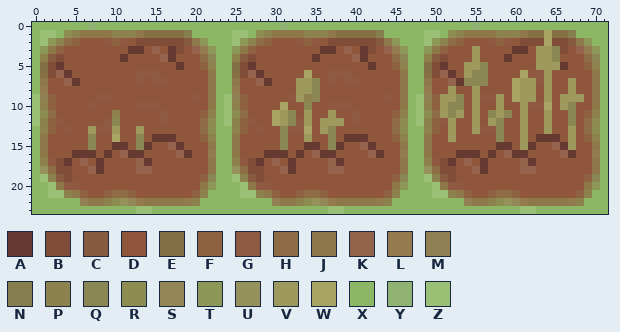
File history of a sprite sheet, Assets/Sprites/wheatCrop.png. Above, as it was before the edit.
The file is 72x24 pixels. Colours within 5 levels of each other are drawn and written as one.
Palette (. is transparent): A #663931  B #814d39  C #855a3e  D #8f563b  E #857046  F #8e6240  G #8f5a41  H #8e6c45  J #8e7749  K #94634b  L #937a4f  M #908054  N #867e4f  P #8d824e  Q #8a8755  R #8d8d52  S #948656  T #8d9757  U #96925c  V #9e9a5e  W #a8a564  X #8cb764  Y #91b371  Z #9ac076
Now the later version:
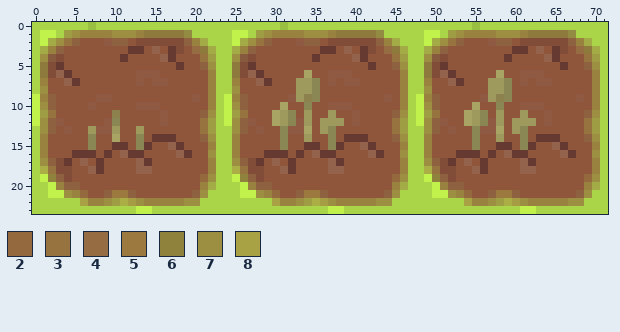
Colours new in this view: 2 #93693d  3 #96733f  4 #966c43  5 #9b793f  6 #8f823d  7 #9c8f42  8 #a8a244
Commit: Updated store and added new crops
Changes in this commit:
@@ palette @@
-E #857046
+E #8f7a3d
-J #8e7749
+J #998140
-N #867e4f
+N #948b43
-R #8d8d52
+R #9f9d43
-S #948656
+S #a69c43
-T #8d9757
+T #a2ab45
-U #96925c
+U #abad45
-X #8cb764
+X #abd549
-Y #91b371
+Y #99bf40
-Z #9ac076
+Z #c1f24c
@@ x 0..71 @@
  0 XXXXXXXYXXXXXXXXXXXXXXXXXXXXXXXYXXXXXXXXXXXXXXXXXXXXXXXYXXXXXXXXXXXXXXXX
- 1 XZZXRPJJJJPPPJEEEEENXXXXXZZXRPJJJJPPPJEEEEENXXXXXZZXRPJJJJPPPJEEWEENXXXX
- 2 XZTPHFDDDGFGDBBBBBBCJTXXXZTPHFDDDGFGDBBBBBBCJTXXXZTPHFDDDGFGDBBBWBBCJTXX
- 3 XTJFDDDDDDDDAADKDABDKLTXXTJFDDDDDDDDAADKDABDKLTXXTJFDDDVDDDDAADVVQBDKLTX
- 4 XPCBDDDDDDDADDDDKADDDHQXXPCBDDDDDDDADDDDKADDDHQXXPCBDDDVDDDADDDVVQDDDHQX
- 5 XEBADDDDDDDDDDDDDDADDFPXXEBADDDDDDDDDDDDDDADDFPXXEBADDVVQDDDDDDVVVADDFPX
- 6 XEBKADDDDDDDDGGGDDDDDDJXXEBKADDDDDWDDGGGDDDDDDJXXEBKADVQQDDDDWGGVDDDDDJX
- 7 XJDDKADDDDDDDGDGGDDDDDJXXJDDKADDDVVQDGDGGDDDDDJXXJDDKAQQQDDDWVVGVDDVDDJX
- 8 XLDDDDDDDDDDDDDDDDDDDDJXXLDDDDDDDVVQDDDDDDDDDDJXXLDDVDDVDDDDWVVDVDDVDDJX
- 9 ZMFDDDDDGGDDDDDDDDDDGDJXZMFDDDDDGVPQDDDDDDDDGDJXZMFVVQDVGGVDWVVDVDVVVDJX
-10 ZPFDDDDGDDDDDGGGDDDDDDJXZPFDDDDWDDQDDGGGDDDDDDJXZPFVQQDVDDVDDVGGWDVQDDJX
-11 ZRHDDDDDDDPDDDDDGDDDDFPXZRHDDDWVQDVDDVDDGDDDDFPXZRHVQVDVDQVQDVDDVDDQDFPX
-12 ZPFGDDDDDGQDDDDDGDDDDHRXZPFGDDWVQGVDVVVDGDDDDHRXZPFGVDDVDVQDDVDDVDDQDHRX
-13 XPFDGDDVGGVDDVDDDDDDDHRXXPFDGDDQGGWDVQDDDDDDDHRXXPFDVDDVGGQDDVDDVDDVDHRX
-14 XJDDDDDQDDWDDQDAAADDDFPXXJDDDDDQDDVDDQDAAADDDFPXXJDDVDDDDDQDDVDAAADVDFPX
-15 XJDDDDDQDDAADQADDKADDDJXXJDDDDDQDDAADQADDKADDDJXXJDDDDDDDDAADVADDKAVDDJX
-16 XJDDDAAADADKAADDDDKADDLXXJDDDAAADADKAADDDDKADDLXXJDDDAAADADKAADDDDKADDLX
-17 XPGBADKDADDDDKADDDDDDDJXXPGBADKDADDDDKADDDDDDDJXXPGBADKDADDDDKADDDDDDDJX
-18 XUHBBDDKADDDDKKDDDDDDDJXXUHBBDDKADDDDKKDDDDDDDJXXUHBBDDKADDDDKKDDDDDDDJX
-19 XZPCBDDDDDDDDDDDDDDDDFQXXZPCBDDDDDDDDDDDDDDDDFQXXZPCBDDDDDDDDDDDDDDDDFQX
-20 XXZJGGDDDDDDDDDDDDDDDJTXXXZJGGDDDDDDDDDDDDDDDJTXXXZJGGDDDDDDDDDDDDDDDJTX
-21 XXZZPJFDDFHHFDDDDDDDFPXXXXZZPJFDDFHHFDDDDDDDFPXXXXZZPJFDDFHHFDDDDDDDFPXX
-22 XXXXXXMJJPRUSLJJJJJLPXXXXXXXXXMJJPRUSLJJJJJLPXXXXXXXXXMJJPRUSLJJJJJLPXXX
+ 1 XZZXR7JJJJ777JEEEEENXXXXXZZXR7JJJJ777JEEEEENXXXXXZZXR7JJJJ777JEEEEENXXXX
+ 2 XZT73FDDDGFFDBBBBBBFJTXXXZT73FDDDGFFDBBBBBBFJTXXXZT73FDDDGFFDBBBBBBFJTXX
+ 3 XTJFDDDDDDDDAADKDABD4ETXXTJFDDDDDDDDAADKDABD4ETXXTJFDDDDDDDDAADKDABD4ETX
+ 4 X7CBDDDDDDDADDDDKADDD3RXX7CBDDDDDDDADDDDKADDD3RXX7CBDDDDDDDADDDDKADDD3RX
+ 5 XEBADDDDDDDDDDDDDDADDF7XXEBADDDDDDDDDDDDDDADDF7XXEBADDDDDDDDDDDDDDADDF7X
+ 6 XEBKADDDDDDDDGGGDDDDDDJXXEBKADDDDDWDDGGGDDDDDDJXXEBKADDDDDWDDGGGDDDDDDJX
+ 7 XJDDKADDDDDDDGDGGDDDDDJXXJDDKADDDVVQDGDGGDDDDDJXXJDDKADDDVVQDGDGGDDDDDJX
+ 8 X7DDDDDDDDDDDDDDDDDDDDJXX7DDDDDDDVVQDDDDDDDDDDJXX7DDDDDDDVVQDDDDDDDDDDJX
+ 9 ZJFDDDDDGGDDDDDDDDDDGDJXZJFDDDDDGVPQDDDDDDDDGDJXZJFDDDDDGVPQDDDDDDDDGDJX
+10 Z7FDDDDGDDDDDGGGDDDDDDJXZ7FDDDDWDDQDDGGGDDDDDDJXZ7FDDDDWDDQDDGGGDDDDDDJX
+11 ZR3DDDDDDDPDDDDDGDDDDF7XZR3DDDWVQDVDDVDDGDDDDF7XZR3DDDWVQDVDDVDDGDDDDF7X
+12 Z7FGDDDDDGQDDDDDGDDDD3RXZ7FGDDWVQGVDVVVDGDDDD3RXZ7FGDDWVQGVDVVVDGDDDD3RX
+13 X7FDGDDVGGVDDVDDDDDDD3RXX7FDGDDQGGWDVQDDDDDDD3RXX7FDGDDQGGWDVQDDDDDDD3RX
+14 XJDDDDDQDDWDDQDAAADDDF7XXJDDDDDQDDVDDQDAAADDDF7XXJDDDDDQDDVDDQDAAADDDF7X
+15 XJDDDDDQDDAADQADDKADDDJXXJDDDDDQDDAADQADDKADDDJXXJDDDDDQDDAADQADDKADDDJX
+16 XJDDDAAADADKAADDDDKADD7XXJDDDAAADADKAADDDDKADD7XXJDDDAAADADKAADDDDKADD7X
+17 X7FBADKDADDDDKADDDDDDDJXX7FBADKDADDDDKADDDDDDDJXX7FBADKDADDDDKADDDDDDDJX
+18 XU3BBDDKADDDDKKDDDDDDDJXXU3BBDDKADDDDKKDDDDDDDJXXU3BBDDKADDDDKKDDDDDDDJX
+19 XZ6FBDDDDDDDDDDDDDDDD27XXZ6FBDDDDDDDDDDDDDDDD27XXZ6FBDDDDDDDDDDDDDDDD27X
+20 XXZJFFDDDDDDDDDDDDDDDJTXXXZJFFDDDDDDDDDDDDDDDJTXXXZJFFDDDDDDDDDDDDDDDJTX
+21 XXZZ7J2DDF55FDDDDDDDF7XXXXZZ7J2DDF55FDDDDDDDF7XXXXZZ7J2DDF55FDDDDDDDF7XX
+22 XXXXXX8JJ7RUS7JJJJJ77XXXXXXXXX8JJ7RUS7JJJJJ77XXXXXXXXX8JJ7RUS7JJJJJ77XXX
 23 XXXXXXXXXXXXXZZXXXXXXXXXXXXXXXXXXXXXXZZXXXXXXXXXXXXXXXXXXXXXXZZXXXXXXXXX
Where, in picture pixels (left, top, right, bottom), the same in both pictures:
changed: (32, 22, 608, 214)
